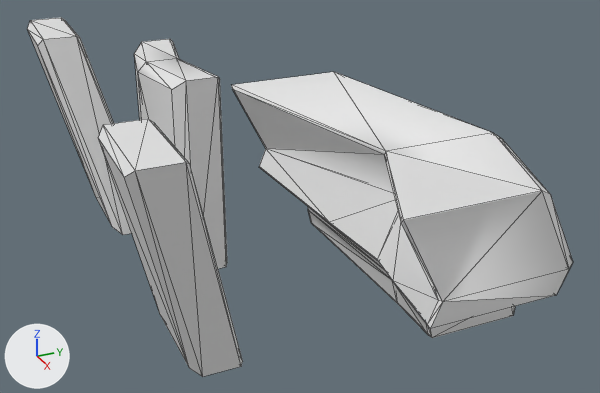
A saved change to the OBJ model assets/meshes/mech2/torso/chest_white.obj.
The view is the same before and after, from a camera (50 mm lens) standing at (8.13, -4.02, 12.33) and looking at (-0.1, -0.32, 8.22). Every picture has the same lights, and +X, +Y and +Z are marked at lower left. The older version comes first. Mesh edges are drawn as thin lines. Where no turn or scale is listed for an object, it has been applied to the vertices. Vertices at exactly the same position are counted once.

The first picture shows 'chest_white'.
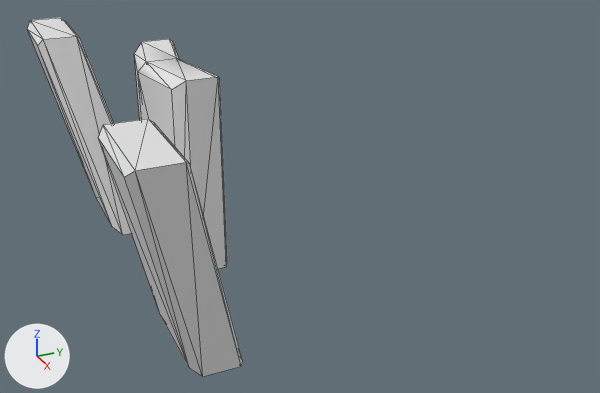
Pixel boxes [x1, y1, x2, y2] of what changed, in the pictures (600 x 393 px):
'chest_white', reshaped (60% narrower)
    before: [27, 17, 573, 377]
    after: [27, 17, 243, 377]
part 1 of me_chest_white, deleted
    before: [231, 72, 573, 329]
part 2 of me_chest_white, deleted
    before: [308, 207, 515, 338]

The change, as a list of edits to the scene's bpy script:
```text
Change me_chest_white:
    used by ob_chest_white; location = (0.0, 0.0, 0.0)
    remove me_chest_white.from_pydata(...)  # 124 vertices, 260 faces; spans x -2.64..2.64, y -2.9..2.77, z 6.41..10.09
    add me_chest_white.from_pydata(...)  # 56 vertices, 106 faces; spans x -2.64..2.64, y -2.9..-1.56, z 7.71..10.09
    me_chest_white part 1: the loose piece of 44 vertices spanning x -2.3..2.3, y -0.36..2.77, z 7.14..8.99 is deleted
    me_chest_white part 2: the loose piece of 24 vertices spanning x -1.59..1.59, y 0.46..2.26, z 6.41..7.3 is deleted
```
